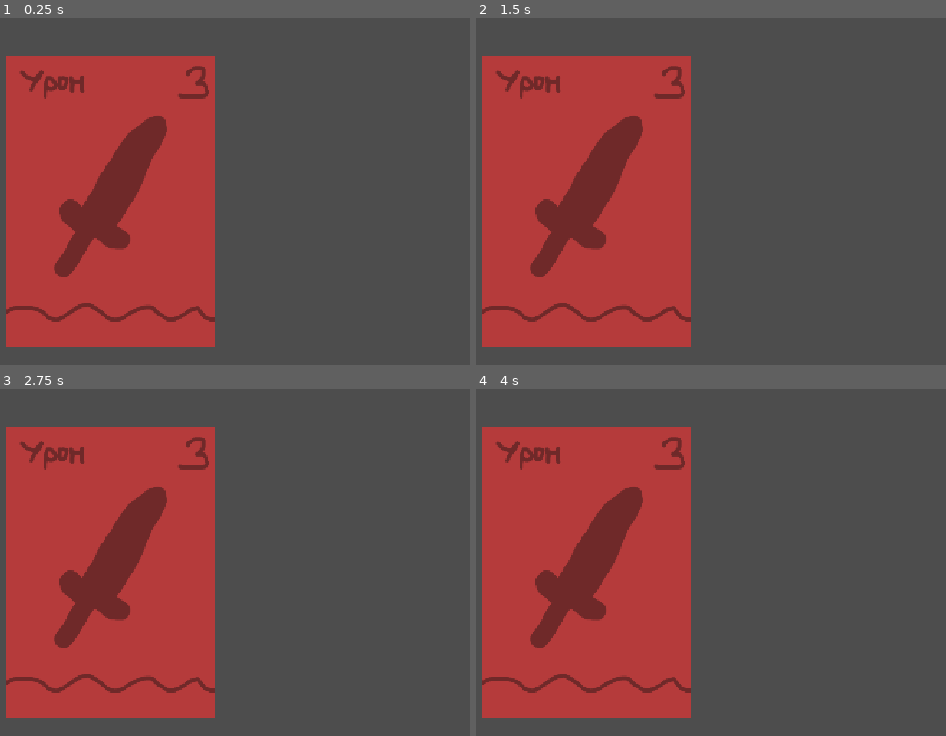
Above: before the commit, frames 1-4 (two rows, left to right).
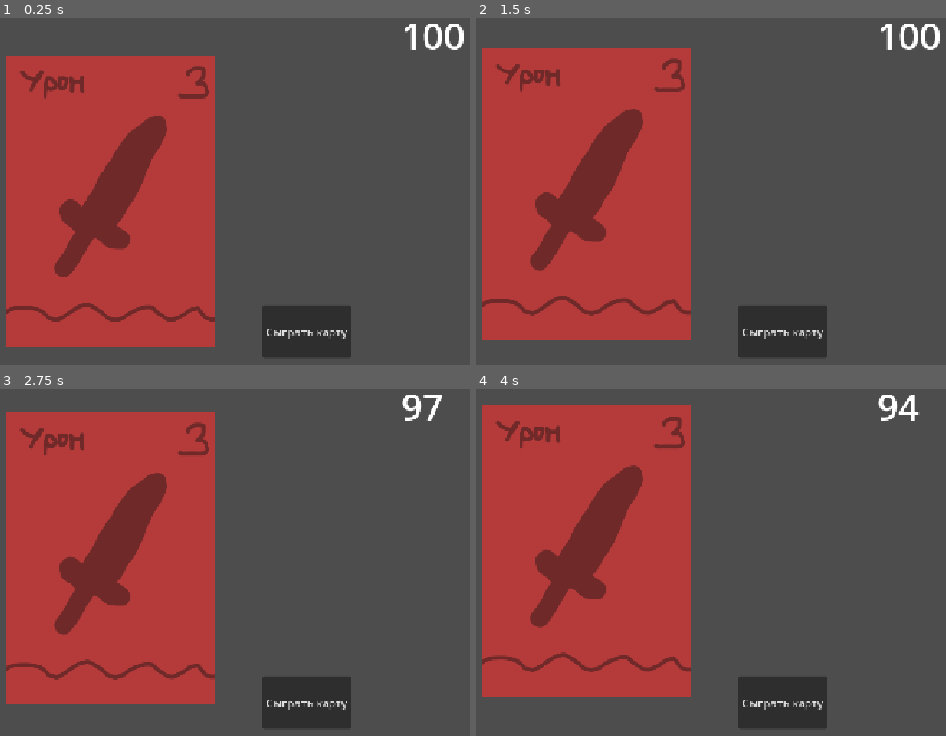
Above: after the commit, the same moments.

Repository: almoof/geopolar_game_ai_edition
Game: Godot game, scene res://scenes/battle.tscn
The game is run twice, just before and just after one commit, with the same random seed, the same clock (stepped at 60 frames per second) and the same inputs. This scene is started directly instead of the project's main scene.
Inputs (mouse positions are in pixels of both pictures, inside the frame that each line leads up to):
- Up to frame 1 (0.25 s): no input
- Up to frame 2 (1.5 s): click (781, 330) at 0.5 s, where only the run after the commit has a clickable "Сыграть карту"; tap Enter at 1.25 s; move the mouse to (588, 201) at 1.27 s; hold D (right) from 1.28 s (still down); hold F (interact) from 1.28 s (still down); click (588, 201) at 1.42 s
- Up to frame 3 (2.75 s): tap Space at 2 s; move the mouse to (28, 607) at 2.02 s; release D (right) at 2.03 s; release F (interact) at 2.03 s; hold S (down) from 2.03 s (still down); tap F (interact) at 2.1 s; click (28, 607) at 2.17 s
- Up to frame 4 (4 s): tap Enter at 2.75 s; move the mouse to (743, 486) at 2.77 s; release S (down) at 2.78 s; hold D (right) 2.78-3.53 s; hold F (interact) 2.78-3.53 s; click (743, 486) at 2.92 s; tap Space at 3.5 s; move the mouse to (621, 673) at 3.52 s; hold W (up) from 3.53 s (still down); tap F (interact) at 3.6 s; click (621, 673) at 3.67 s

The runs differ from the first frame. In frame 1, 3.2% of the frame differs, in the area x 55-99%, y 1-98%; in frame 2, 8.5%; in frame 3, 11%; in frame 4, 14%, in the area x 1-95%, y 1-98%.

Commit message:
Add selection and HP

Diff:
--- a/scenes/battle.tscn
+++ b/scenes/battle.tscn
@@ -6,3 +6,20 @@
 
 [node name="Card" parent="." unique_id=466352235 instance=ExtResource("1_dn72j")]
 position = Vector2(468, 307)
+
+[node name="Button" type="Button" parent="." unique_id=183079983]
+offset_left = 686.0
+offset_top = 457.0
+offset_right = 814.0
+offset_bottom = 533.0
+text = "Сыграть карту"
+
+[node name="HP text" type="Label" parent="." unique_id=1999227120]
+offset_left = 886.0
+offset_top = 32.0
+offset_right = 1019.0
+offset_bottom = 103.0
+theme_override_font_sizes/font_size = 53
+text = "HP"
+
+[connection signal="pressed" from="Button" to="Card" method="_on_button_pressed"]
--- a/scripts/damage_card.gd
+++ b/scripts/damage_card.gd
@@ -1,13 +1,30 @@
 extends Card
 
+var hp = 100
 
 func _ready() -> void:
 	damage = 3
 	isSelected = false
 	rarity = Type.DEFAULT
+	$"../HP text".text = str(hp)
+
+func _on_area_2d_input_event(viewport: Node, event: InputEvent, shape_idx: int) -> void:
+	if event is InputEventMouseButton and !isSelected:
+		if event.button_index == MouseButton.MOUSE_BUTTON_LEFT and event.pressed:
+			print("selected")
+			isSelected = true
+			position.y -= 10
+	elif event is InputEventMouseButton and isSelected:
+		if event.button_index == MouseButton.MOUSE_BUTTON_LEFT and event.pressed:
+			print("not selected")
+			isSelected = false
+			position.y += 10
 
 
-func _on_area_2d_input_event(viewport: Node, event: InputEvent, shape_idx: int) -> void:
-	if event is InputEventMouseButton:
-		if event.button_index == MouseButton.MOUSE_BUTTON_LEFT and event.pressed:
-			print("clicked")
+func _on_button_pressed() -> void:
+	if isSelected:
+		hp -= damage
+		$"../HP text".text = str(hp)
+		isSelected = false
+	else:
+		print("select a card")
